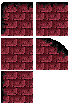
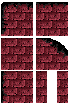
Revision of a layered (70, 104) image; what changed, layer by layer:
added layer "brick copy" in group "filler_tile" over left=36, top=71, right=68, bottom=103
